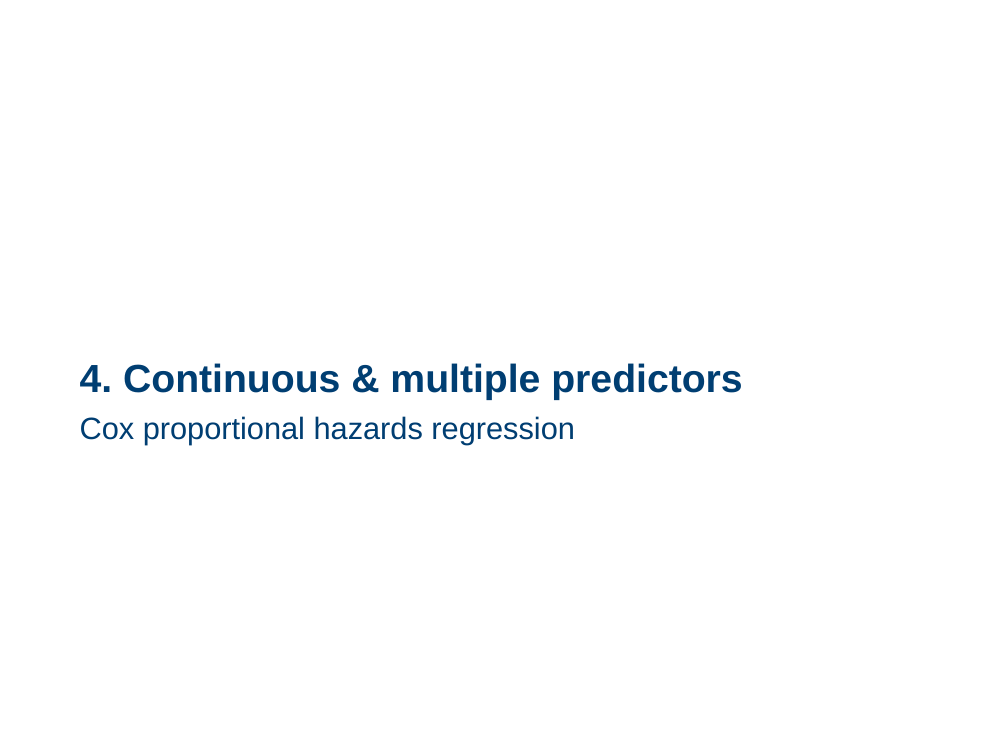
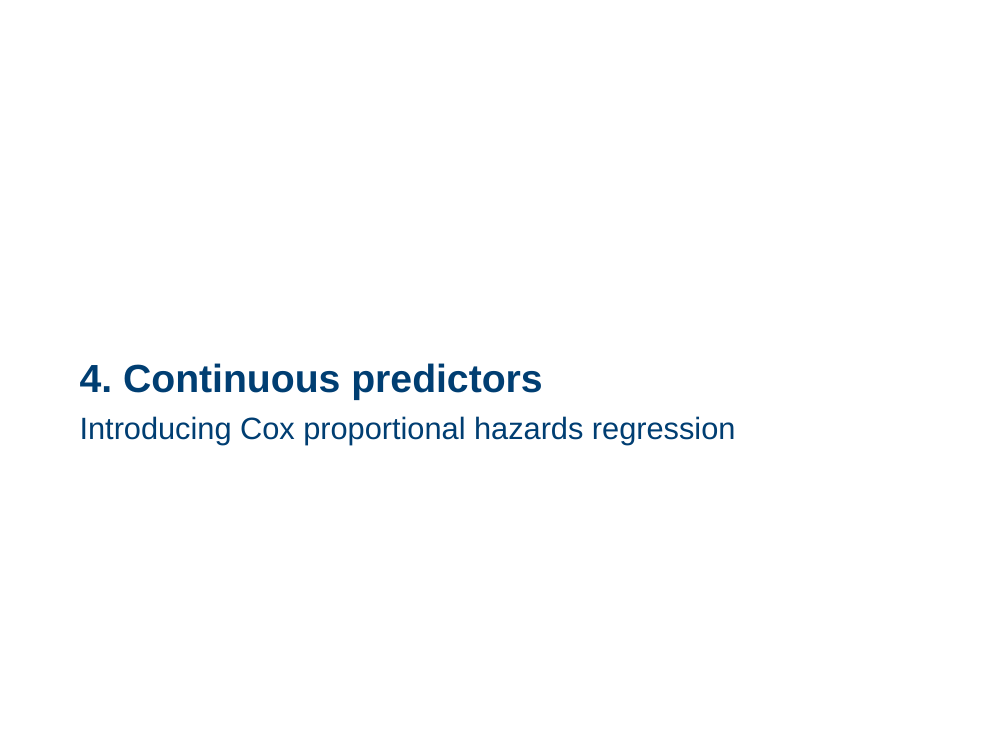
Before and after one commit to cambiotraining/stats-survival-analysis, a slide deck: slide 71 of survival-analysis-draft.pptx (slide 66 before the commit). Drawn at 1008x756 pixels with LibreOffice and Linux fonts; fonts in the diff are those of the drawing; background and template pictures are left out. Boxes give left, top, right and bottom in pixels: in the first picture for what was removed or moved away, otherwise in the second. Text is boxed around its words. In the diff, an @@ line names an element or a change of style, - is before the commit and + after.

```diff
--- a/survival-analysis-draft.pptx
+++ b/survival-analysis-draft.pptx
@@ text at box(80, 363, 542, 400): text changed @@
-4. Continuous & multiple predictors
+4. Continuous predictors
@@ text at box(80, 416, 736, 445): text changed @@
-Cox proportional hazards regression
+Introducing Cox proportional hazards regression
```
Also in this commit, not shown: 14 other slides changed, 34 slides added, 8 slides removed, 41 other files.
